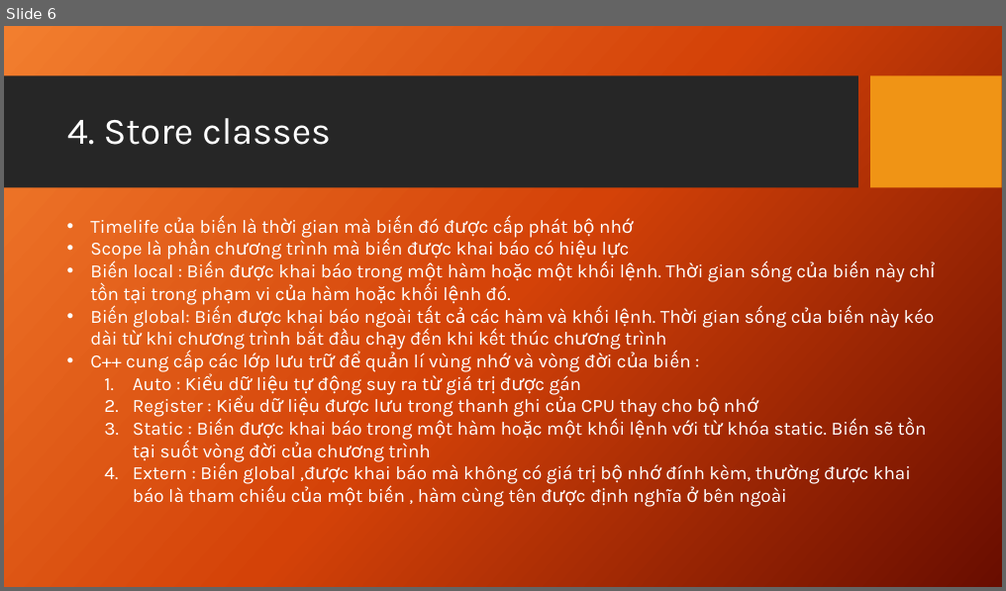
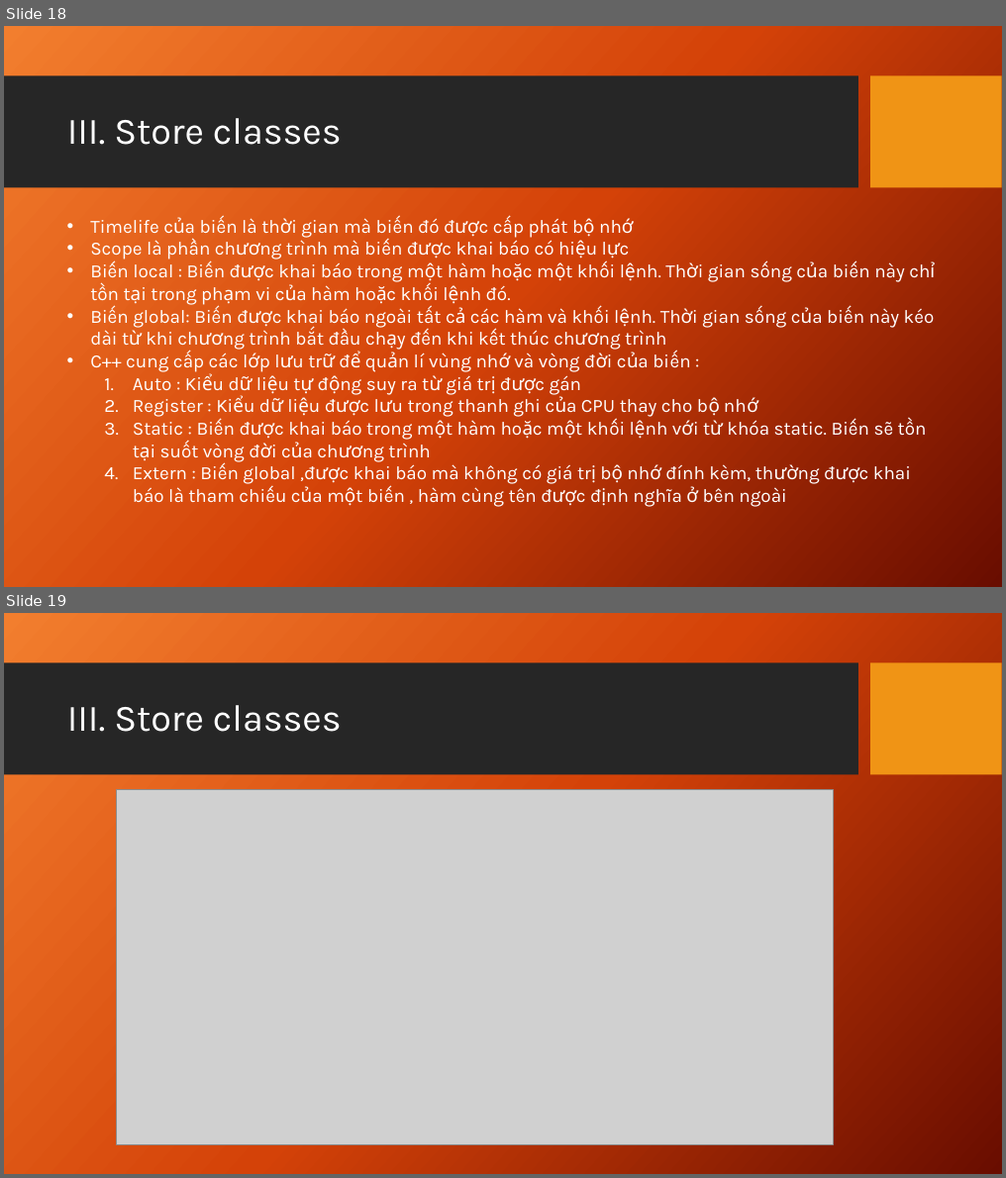
Before and after one commit to DantNg/learnCPP, a slide deck: Slide/Data Types & Variables.pptx. Shown one above the other, each under a label of ours: slide 6 before the commit, slides 18 and 19 after it. The pictures are 1006x591 and 1006x1178 pixels, drawn with LibreOffice and Linux fonts; fonts in the diff are those of the drawing; grey boxes stand for pictures; background and template pictures are left out. Boxes give left, top, right and bottom in pixels: in the first picture for what was removed or moved away, otherwise in the second. Text is boxed around its words. In the diff, an @@ line names an element or a change of style, - is before the commit and + after.

```diff
--- a/Slide/Data Types & Variables.pptx
+++ b/Slide/Data Types & Variables.pptx
@@ slide 19 added at (x1=4, y1=613, x2=1002, y2=1174), background picture (left out); not listed: 2 template elements that a slide beside it also shows @@
@@ title added at (x1=67, y1=705, x2=342, y2=732), 36 pt, text #FFFFFF @@
+III. Store classes
@@ picture added at (x1=116, y1=789, x2=833, y2=1145) @@
@@ what was slide 6 is now slide 18 @@
@@ slide 18 changed as well @@
@@ title at (x1=67, y1=118, x2=342, y2=145): text changed @@
-4. Store classes
+III. Store classes
```
Also in this commit, not shown: 2 other slides changed, 19 other slides added, 4 slides removed, 1 other file.
